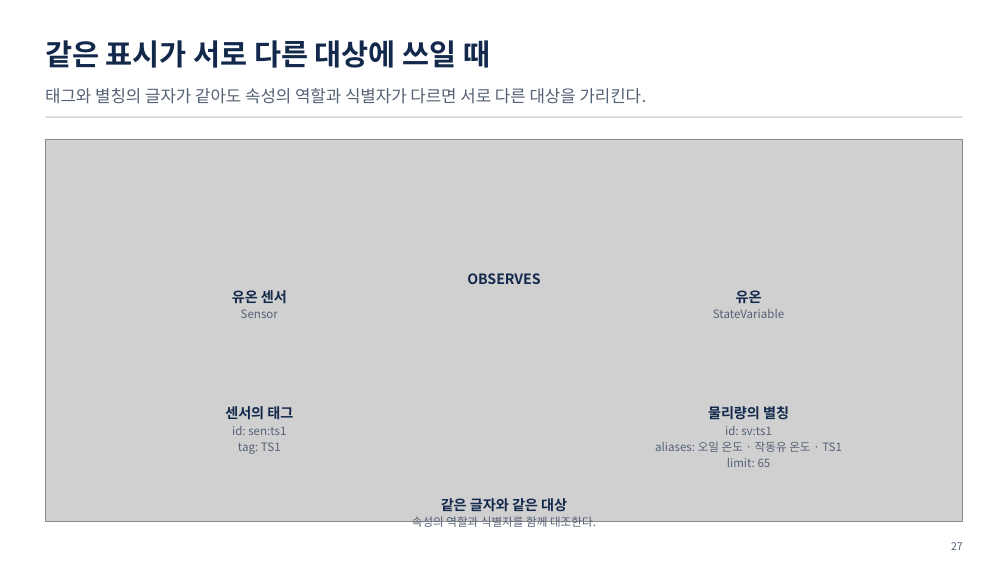
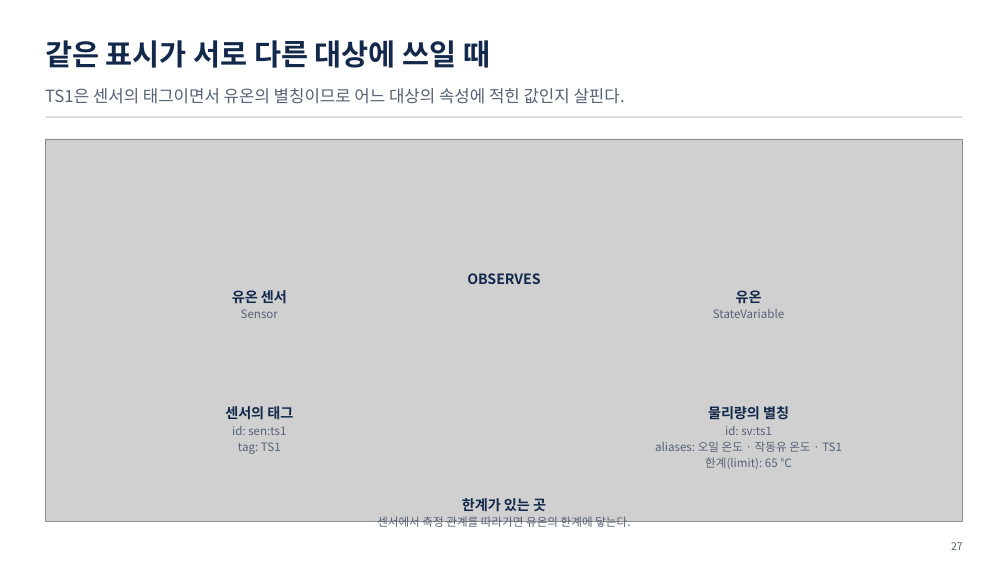
Before and after one commit to uengine-oss/hyd-iot-edu, a slide deck: slide 27 of workspace/강의제작/산출물/통합반/이론/02회차/통합반_02일차.pptx. Drawn at 1008x567 pixels with LibreOffice and Linux fonts; fonts in the diff are those of the drawing; grey boxes stand for pictures. Boxes give left, top, right and bottom in pixels: in the first picture for what was removed or moved away, otherwise in the second. Text is boxed around its words. In the diff, an @@ line names an element or a change of style, - is before the commit and + after.

Commit message:
통합반 온라인 2회차 덱 23~28장의 스키마·식별자 판단 근거를 확정

```diff
--- a/workspace/강의제작/산출물/통합반/이론/02회차/통합반_02일차.pptx
+++ b/workspace/강의제작/산출물/통합반/이론/02회차/통합반_02일차.pptx
@@ text at [45,88,625,104]: text changed @@
-태그와 별칭의 글자가 같아도 속성의 역할과 식별자가 다르면 서로 다른 대상을 가리킨다.
+TS1은 센서의 태그이면서 유온의 별칭이므로 어느 대상의 속성에 적힌 값인지 살핀다.
@@ text at [705,457,792,469]: text changed @@
-limit: 65
+한계(limit): 65 ℃
@@ text at [377,498,630,530]: text changed @@
-같은 글자와 같은 대상
-속성의 역할과 식별자를 함께 대조한다.
+한계가 있는 곳
+센서에서 측정 관계를 따라가면 유온의 한계에 닿는다.
```
Also in this commit, not shown: 5 other slides changed, 5 other files.
